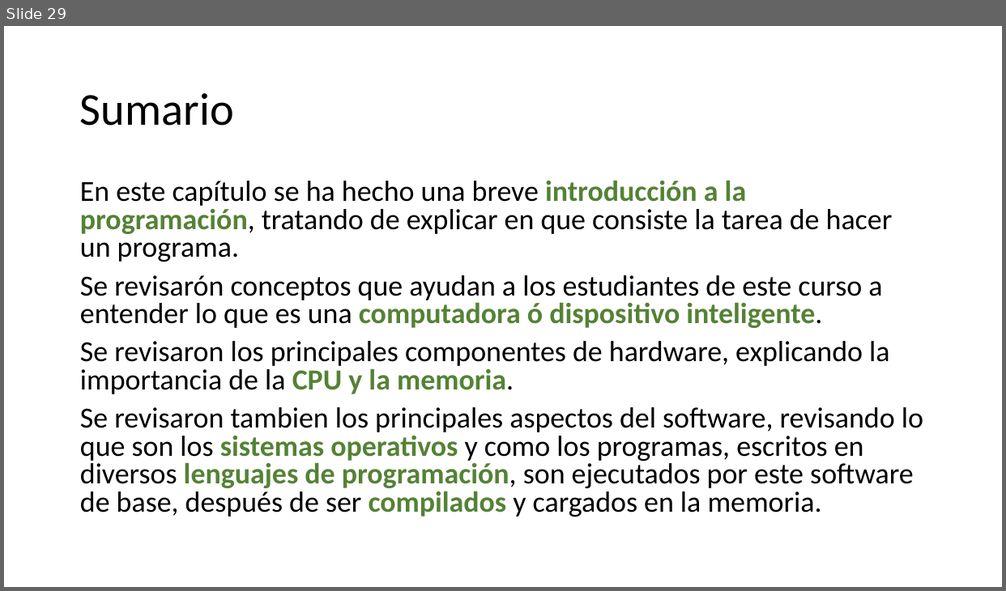
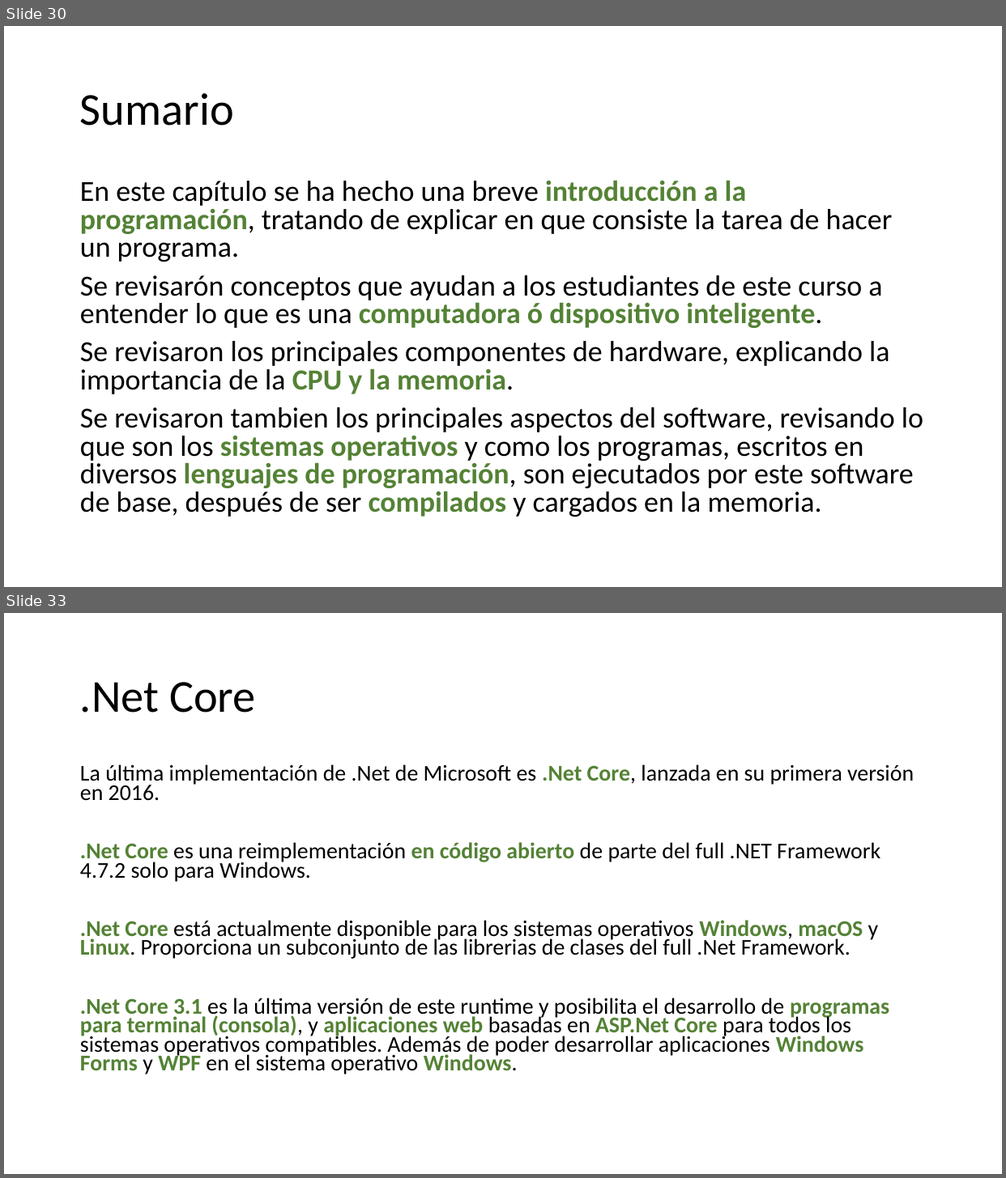
Before and after one commit to AlbertOsinaga/CursoCSharp__8, a slide deck: C# para principiantes.pptx. Shown one above the other, each under a label of ours: slide 29 before the commit, slides 30 and 33 after it; the slides between them are not shown. The pictures are 1006x591 and 1006x1178 pixels, drawn with LibreOffice and Linux fonts; fonts in the diff are those of the drawing. Boxes give left, top, right and bottom in pixels: in the first picture for what was removed or moved away, otherwise in the second. Text is boxed around its words. In the diff, an @@ line names an element or a change of style, - is before the commit and + after.

```diff
--- a/C# para principiantes.pptx
+++ b/C# para principiantes.pptx
@@ slide 33 added at [4, 613, 1002, 1174], background #FFFFFF @@
@@ title added at [80, 682, 256, 713], 44 pt, text #000000 @@
+.Net Core
@@ text added at [80, 764, 914, 1075], 21.7 pt, text #000000 @@
+La última implementación de .Net de Microsoft es .Net Core, lanzada en su primera versión en 2016.
+.Net Core es una reimplementación en código abierto de parte del full .NET Framework 4.7.2 solo para Windows.
+.Net Core está actualmente disponible para los sistemas operativos Windows, macOS y Linux. Proporciona un subconjunto de las librerias de clases del full .Net Framework.
+.Net Core 3.1 es la última versión de este runtime y posibilita el desarrollo de programas para terminal (consola), y aplicaciones web basadas en ASP.Net Core para todos los sistemas operativos compatibles. Además de poder desarrollar aplicaciones Windows Forms y WPF en el sistema operativo Windows.
@@ what was slide 29 is now slide 30 @@
```
Also in this commit, not shown: 1 slide changed, 17 other slides added, 11 other files.
